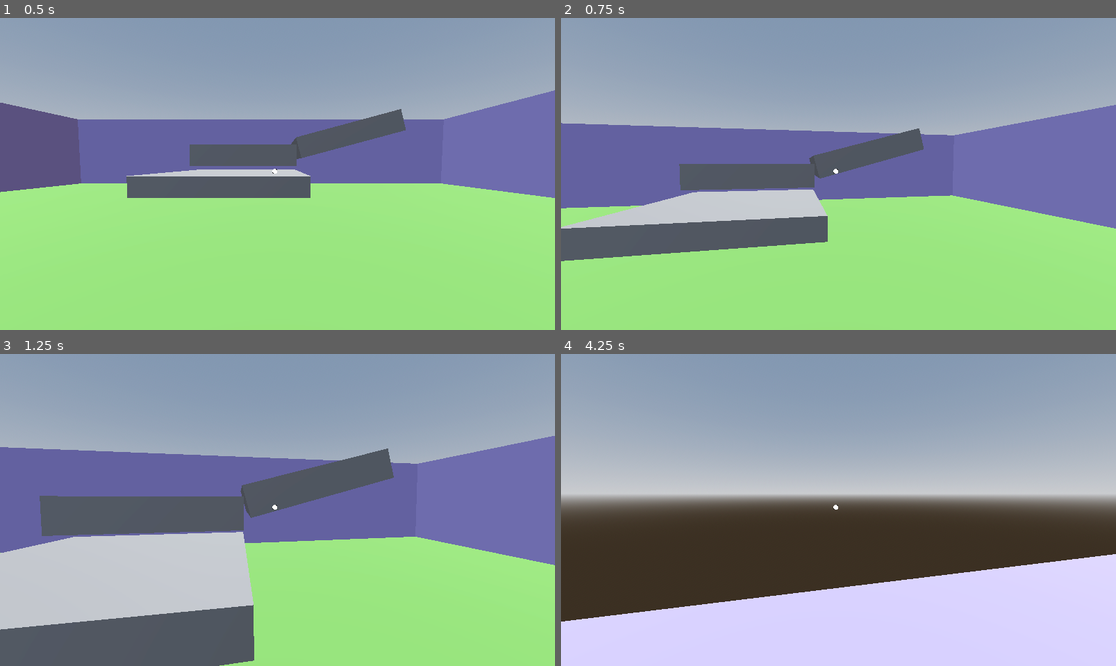
Above: before the commit, frames 1-4 (two rows, left to right).
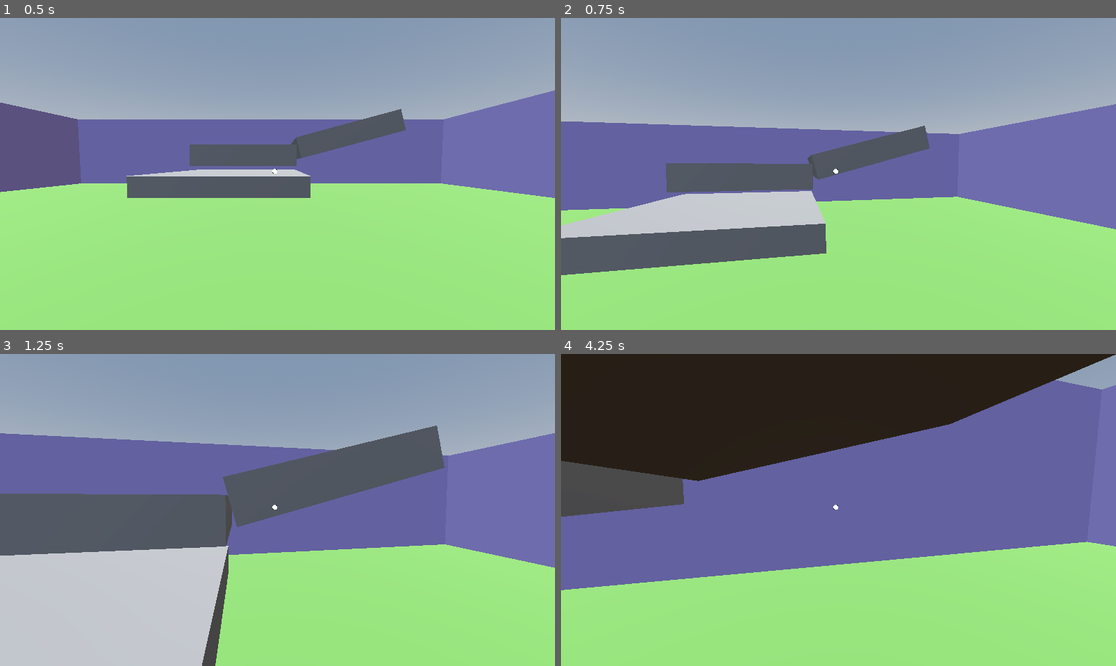
Above: after the commit, the same moments.

Repository: Lensco825/game-prototype
Game: Godot game, scene res://main.tscn
The game is run twice, just before and just after one commit, with the same random seed, the same clock (stepped at 60 frames per second) and the same inputs.
Inputs (mouse positions are in pixels of both pictures, inside the frame that each line leads up to):
- Up to frame 1 (0.5 s): no input
- Up to frame 2 (0.75 s): tap Enter (ui_accept) at 0.5 s; move the mouse to (866, 174) at 0.52 s; hold W (forward) from 0.53 s (still down); hold Shift (sprint, bound only after the commit) from 0.53 s (still down)
- Up to frame 3 (1.25 s): keep holding W (forward); keep holding Shift (sprint, bound only after the commit); tap Enter (ui_accept) at 0.77 s
- Up to frame 4 (4.25 s): keep holding W (forward); move the mouse to (810, 510) at 1.27 s; release Shift (sprint, bound only after the commit) at 1.28 s; tap E (interact) at 1.35, 3.6 s; tap Enter (ui_accept) at 1.52, 3.02, 3.77 s; tap Shift (sprint, bound only after the commit) at 1.55, 2.85 s; move the mouse to (849, 503) at 2.02 s; hold Shift (sprint, bound only after the commit) 2.03-2.78 s; move the mouse to (832, 516) at 2.77 s; move the mouse to (877, 513) at 3.52 s; hold Shift (sprint, bound only after the commit) from 3.53 s (still down)

Frame 1 is identical in both runs. In frame 2, 4.8% of the frame differs, in the area x 0-100%, y 27-83%; in frame 3, 18%; in frame 4, 99%, in the area x 0-100%, y 0-100%.

Commit message:
Added sprinting to game
When holding shift the player now moves faster.

Diff:
--- a/player.gd
+++ b/player.gd
@@ -1,6 +1,8 @@
 extends CharacterBody3D
 
-var SPEED = 5.0
+var speed = 0
+const SPRINT_SPEED = 8.0
+var WALK_SPEED = 5.0
 const JUMP_VELOCITY = 4.5
 const SENSITIVITY = 0.003
 var gravity = ProjectSettings.get_setting("physics/3d/default_gravity")
@@ -34,6 +36,11 @@
 	else:
 		interactInfo.modulate.a = 0
 
+	if Input.is_action_pressed("sprint"):
+		speed = SPRINT_SPEED
+	else:
+		speed = WALK_SPEED
+
 	if Input.is_action_just_pressed("interact") && $head/Camera3D/RayCast3D.is_colliding():
 		print("good!")
 
@@ -47,9 +54,9 @@
 	var input_dir = Input.get_vector("left", "right", "forward", "backward")
 	var direction = (player.transform.basis * Vector3(input_dir.x, 0, input_dir.y)).normalized()
 	if direction:
-		velocity.x = direction.x * SPEED
-		velocity.z = direction.z * SPEED
+		velocity.x = direction.x * speed
+		velocity.z = direction.z * speed
 	else:
-		velocity.x = move_toward(velocity.x, 0, SPEED)
-		velocity.z = move_toward(velocity.z, 0, SPEED)
+		velocity.x = move_toward(velocity.x, 0, speed)
+		velocity.z = move_toward(velocity.z, 0, speed)
 	move_and_slide()
--- a/project.godot
+++ b/project.godot
@@ -41,7 +41,7 @@
 "events": [Object(InputEventKey,"resource_local_to_scene":false,"resource_name":"","device":-1,"window_id":0,"alt_press …(192 unchanged characters)…
 ]
 }
-run={
+sprint={
 "deadzone": 0.2,
 "events": [Object(InputEventKey,"resource_local_to_scene":false,"resource_name":"","device":-1,"window_id":0,"alt_press …(195 unchanged characters)…
 ]
